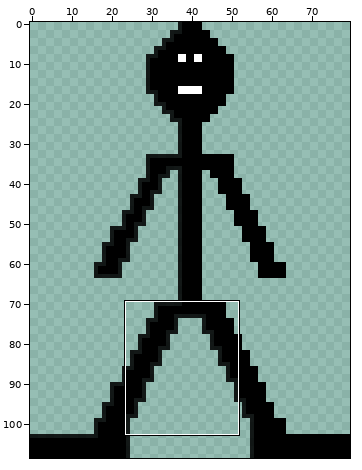
Two states of a sprite sheet, chingu/media/jumping_man.png. The picture above shows the old version from afar; the outline marks the close-up.
Close-up. Old version:
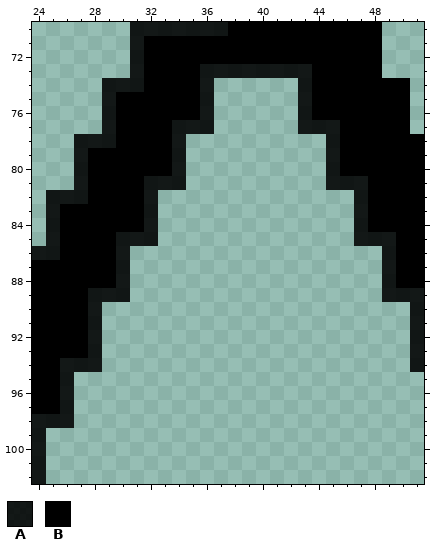
The file is 80x109 pixels. Pixels under 10% opacity are left out. Colours within 5 levels of each other are drawn and written as one. Shown: x 24..51, y 70..102.
Palette (. is transparent): A #000000df  B #000000
Pixels before, first column x 24:
 70 .......AAAAAAABBBBBBBBBBB...
 71 .......ABBBBBBBBBBBBBBBBB...
 72 .......ABBBBBBBBBBBBBBBBB...
 73 .......ABBBBAAAAAAAABBBBB...
 74 .....AAABBBBA......ABBBBBBB.
 75 .....ABBBBBBA......ABBBBBBB.
 76 .....ABBBBBBA......ABBBBBBB.
 77 .....ABBBBAAA......AAABBBBB.
 78 ...AAABBBBA..........ABBBBBB
 79 ...ABBBBBBA..........ABBBBBB
 80 ...ABBBBBBA..........ABBBBBB
 81 ...ABBBBAAA..........AAABBBB
 82 .AAABBBBA..............ABBBB
 83 .ABBBBBBA..............ABBBB
 84 .ABBBBBBA..............ABBBB
 85 .ABBBBAAA..............AAABB
 86 AABBBBA..................ABB
 87 BBBBBBA..................ABB
 88 BBBBBBA..................ABB
 89 BBBBAAA..................AAA
 90 BBBBA......................A
 91 BBBBA......................A
 92 BBBBA......................A
 93 BBBBA......................A
 94 BBAAA......................A
 95 BBA.........................
 96 BBA.........................
 97 BBA.........................
 98 AAA.........................
 99 A...........................
100 A...........................
101 A...........................
102 A...........................
After the commit:
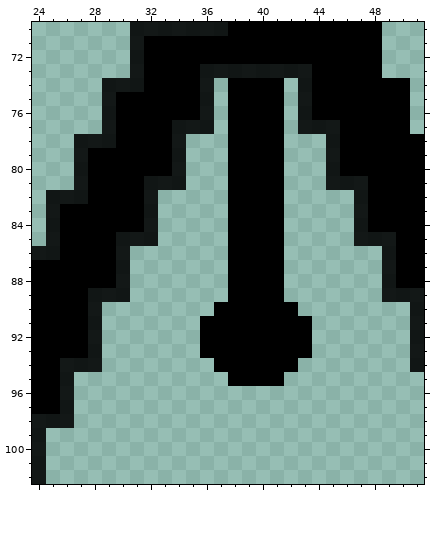
Edits made:
There is now colour B in rows 74 to 89 at x 38 to 41; in row 90 at x 37 to 42; in rows 91 to 93 at x 36 to 43; in row 94 at x 37 to 42; in row 95 at x 38 to 41.
Where, in picture pixels (left, top, right, bottom), the same in both close-ups:
added: (200, 78, 312, 386)
